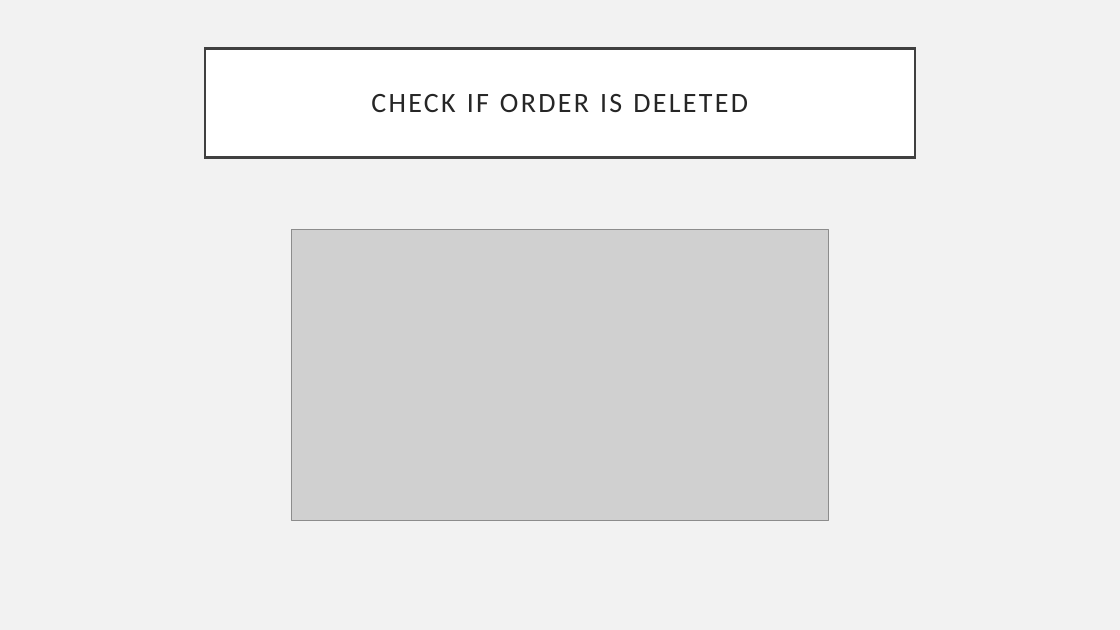
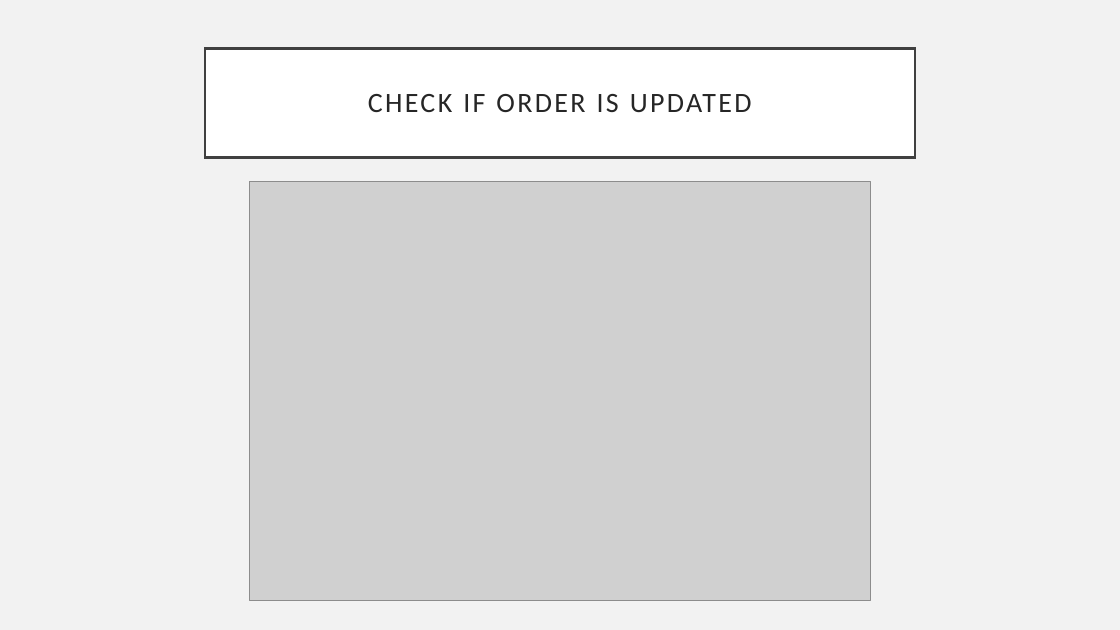
Before and after one commit to EfremGokinan/SoftwareTesting, a slide deck: slide 12 of Presentatie-Software-Testing-Efrem.pptx (slide 14 before the commit). Drawn at 1120x630 pixels with LibreOffice and Linux fonts; fonts in the diff are those of the drawing; grey boxes stand for pictures. Boxes give left, top, right and bottom in pixels: in the first picture for what was removed or moved away, otherwise in the second. Text is boxed around its words. In the diff, an @@ line names an element or a change of style, - is before the commit and + after.

```diff
--- a/Presentatie-Software-Testing-Efrem.pptx
+++ b/Presentatie-Software-Testing-Efrem.pptx
@@ title at [368,94,752,112]: text changed @@
-CHECK IF ORDER IS DELETED
+CHECK IF ORDER IS UPDATED
@@ picture: place and size @@
-picture at [292,229,828,521]
+picture at [250,181,871,601]
```
Also in this commit, not shown: 12 other slides changed, 1 slide removed.
